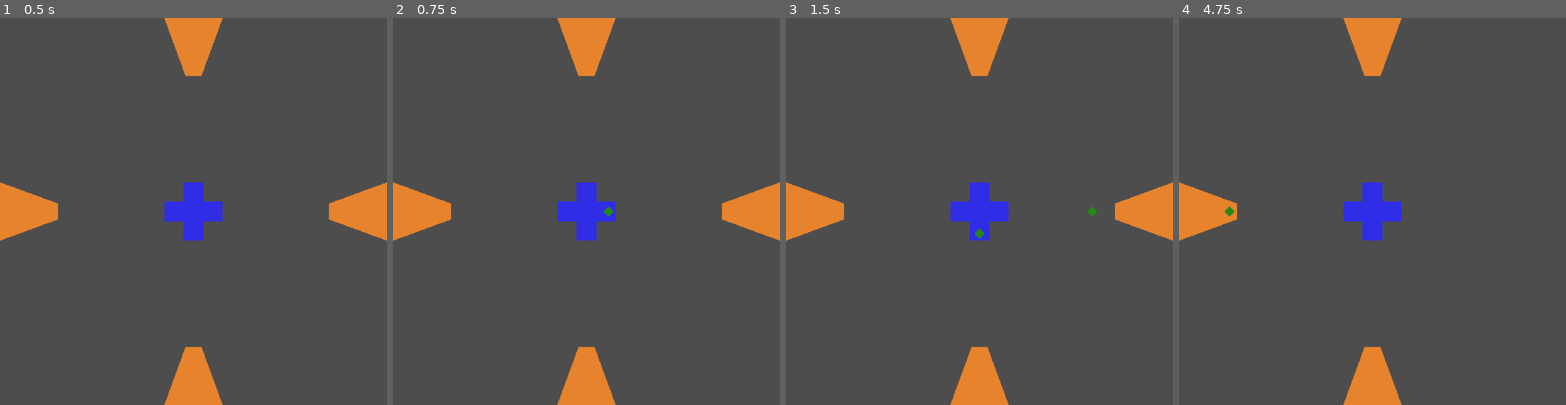
Above: before the commit, frames 1-4 (left to right).
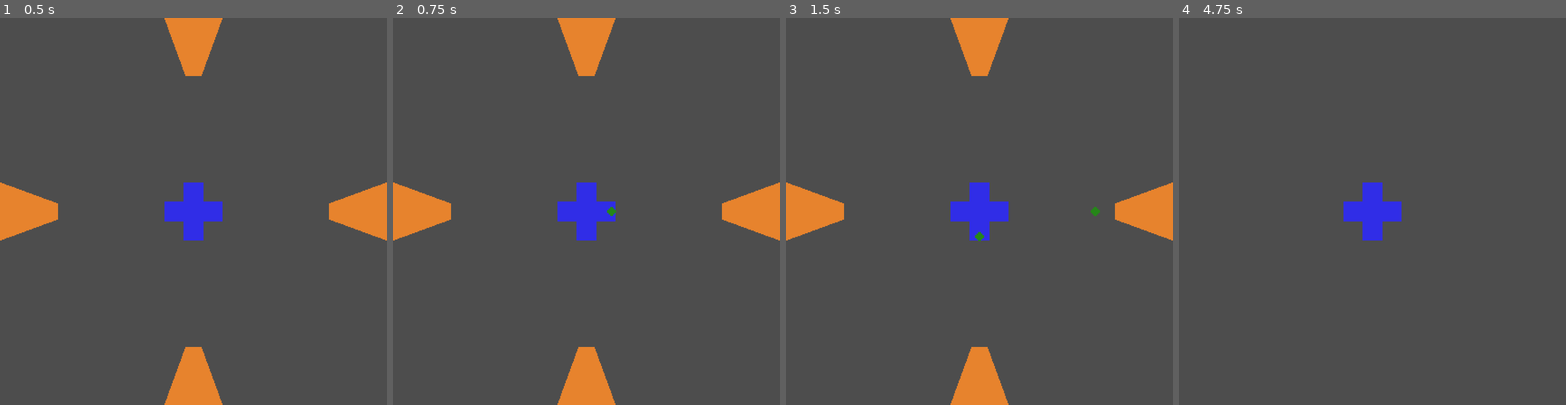
Above: after the commit, the same moments.

Repository: skain/incremental-outpost
Game: Godot game, scene res://scenes/level_one.tscn
Same seed, same stepped clock (60 frames per second), same inputs: the game is played once before the commit and once after it.
Inputs:
- Up to frame 1 (0.5 s): no input
- Up to frame 2 (0.75 s): tap Enter at 0.5 s; hold Right (fire-right) from 0.53 s (still down)
- Up to frame 3 (1.5 s): release Right (fire-right) at 1.28 s; hold Down (fire-down) from 1.28 s (still down)
- Up to frame 4 (4.75 s): release Down (fire-down) at 2.03 s; hold Right (fire-right) 2.03-2.78 s; hold Up (fire-up) 2.78-3.53 s; hold Left (fire-left) from 3.53 s (still down)

Frame 1 is identical in both runs. In frame 2, less than 0.1% of the frame differs, in the area x 54-58%, y 48-52%; in frame 3, less than 0.1%; in frame 4, 4.4%, in the area x 0-58%, y 0-100%.

Commit message:
Use layers for collision detection

Diff:
--- a/project.godot
+++ b/project.godot
@@ -43,6 +43,14 @@
 ]
 }
 
+[layer_names]
+
+2d_physics/layer_1="Environment"
+2d_physics/layer_2="Player"
+2d_physics/layer_3="Enemies"
+2d_physics/layer_4="PlayerProjectiles"
+2d_physics/layer_5="EnemyProjectiles"
+
 [rendering]
 
 textures/canvas_textures/default_texture_filter=0
--- /dev/null
+++ b/scenes/enemy.gd
@@ -0,0 +1,26 @@
+extends Area2D
+class_name Enemy
+
+@export var hit_timeout_secs: int = 5
+
+@onready var collision_shape_2d: CollisionShape2D = $CollisionShape2D
+@onready var revive_timer: Timer = $ReviveTimer
+
+func _enable() -> void:
+	print('enabled')
+	visible = true
+	collision_shape_2d.set_deferred("disabled", false)
+
+func _disable() -> void:
+	print('disabled')
+	visible = false
+	collision_shape_2d.set_deferred("disabled", true)
+	revive_timer.start(hit_timeout_secs)
+
+func _on_revive_timer_timeout() -> void:
+	_enable()
+
+func _on_area_entered(area: Area2D) -> void:
+	print('hit')
+	_disable()
+	area.queue_free()
--- a/scenes/enemy.tscn
+++ b/scenes/enemy.tscn
@@ -1,24 +1,24 @@
 [gd_scene load_steps=4 format=3 uid="uid://cmc3ik5tigjec"]
 
-[ext_resource type="Script" uid="uid://cooliw7fc8ijc" path="res://scripts/enemy.gd" id="1_7p1mj"]
+[ext_resource type="Script" uid="uid://dud3351rov223" path="res://scenes/enemy.gd" id="1_md0e3"]
 [ext_resource type="Texture2D" uid="uid://c78ssusbt68u4" path="res://assets/enemy.png" id="2_md0e3"]
 
 [sub_resource type="RectangleShape2D" id="RectangleShape2D_md0e3"]
 size = Vector2(38, 64)
 
-[node name="Enemy" type="Node2D"]
+[node name="Enemy" type="Area2D"]
 scale = Vector2(3, 3)
-script = ExtResource("1_7p1mj")
+collision_layer = 4
+collision_mask = 8
+script = ExtResource("1_md0e3")
 
 [node name="Sprite2D" type="Sprite2D" parent="."]
 texture = ExtResource("2_md0e3")
 
-[node name="Area2D" type="Area2D" parent="."]
-
-[node name="CollisionShape2D" type="CollisionShape2D" parent="Area2D"]
+[node name="CollisionShape2D" type="CollisionShape2D" parent="."]
 shape = SubResource("RectangleShape2D_md0e3")
 
-[node name="Timer" type="Timer" parent="."]
+[node name="ReviveTimer" type="Timer" parent="."]
 
-[connection signal="area_entered" from="Area2D" to="." method="_on_area_2d_area_entered"]
-[connection signal="timeout" from="Timer" to="." method="_on_timer_timeout"]
+[connection signal="area_entered" from="." to="." method="_on_area_entered"]
+[connection signal="timeout" from="ReviveTimer" to="." method="_on_revive_timer_timeout"]
--- a/scenes/player_projectile.tscn
+++ b/scenes/player_projectile.tscn
@@ -8,6 +8,7 @@
 
 [node name="PlayerProjectile" type="Area2D"]
 scale = Vector2(5, 5)
+collision_layer = 8
 script = ExtResource("1_oxij3")
 
 [node name="Sprite2D" type="Sprite2D" parent="."]
--- a/scripts/enemy.gd
+++ /dev/null
@@ -1,39 +0,0 @@
-extends Node2D
-class_name Enemy
-
-@export var hit_timeout_secs: int = 5
-
-
-@onready var collision_shape_2d: CollisionShape2D = $Area2D/CollisionShape2D
-@onready var timer: Timer = $Timer
-
-# Called when the node enters the scene tree for the first time.
-func _ready() -> void:
-	pass
-
-
-# Called every frame. 'delta' is the elapsed time since the previous frame.
-func _process(delta: float) -> void:
-	pass
-
-func _enable() -> void:
-	print('enabled')
-	visible = true
-	collision_shape_2d.set_deferred("disabled", false)
-
-func _disable() -> void:
-	print('disabled')
-	visible = false
-	collision_shape_2d.set_deferred("disabled", true)
-	timer.start(hit_timeout_secs)
-
-
-func _on_area_2d_area_entered(area: Area2D) -> void:
-	if area.name == "PlayerProjectile":
-		print('hit')
-		_disable()
-		area.queue_free()
-
-
-func _on_timer_timeout() -> void:
-	_enable()
--- a/scripts/player.gd
+++ b/scripts/player.gd
@@ -12,19 +12,21 @@
 func _process(delta: float) -> void:
 	if can_fire:
 		if Input.is_action_just_pressed("fire-up"):
-			_fire_projectile(Vector2.UP)
+			_fire_projectile(Vector2.UP, Vector2(0,-10))
 		elif Input.is_action_just_pressed("fire-down"):
-			_fire_projectile(Vector2.DOWN)
+			_fire_projectile(Vector2.DOWN, Vector2(0,10))
 		elif Input.is_action_just_pressed("fire-left"):
-			_fire_projectile(Vector2.LEFT)
+			_fire_projectile(Vector2.LEFT, Vector2(-10,0))
 		elif Input.is_action_just_pressed("fire-right"):
-			_fire_projectile(Vector2.RIGHT)
+			_fire_projectile(Vector2.RIGHT, Vector2(10,0))
 
-func _fire_projectile(direction: Vector2) -> void:
+func _fire_projectile(direction: Vector2, offset: Vector2) -> void:
 	print("player position: ", position)
 	var projectile: PlayerProjectile = projectile_scene.instantiate()
-	owner.add_child(projectile)
-	projectile.global_position = global_position  # Start position for the projectile (same as player)
+	get_parent().add_child(projectile)
+	var start_position := global_position + offset
+	print(start_position)
+	projectile.global_position =  start_position
 	projectile.setup(direction)
 	print("fired")
 
--- a/scripts/player_projectile.gd
+++ b/scripts/player_projectile.gd
@@ -11,7 +11,7 @@
 	pass
 
 # Called every frame. 'delta' is the elapsed time since the previous frame.
-func _process(delta: float) -> void:
+func _physics_process(delta: float) -> void:
 	position += velocity * delta
 	var viewport_size := get_viewport_rect().size
 	if position.x < 0 or position.y < 0 or position.x > viewport_size.x or position.y > viewport_size.y:
Not shown, added: scenes/enemy.gd.uid
Not shown, removed: scripts/enemy.gd.uid
